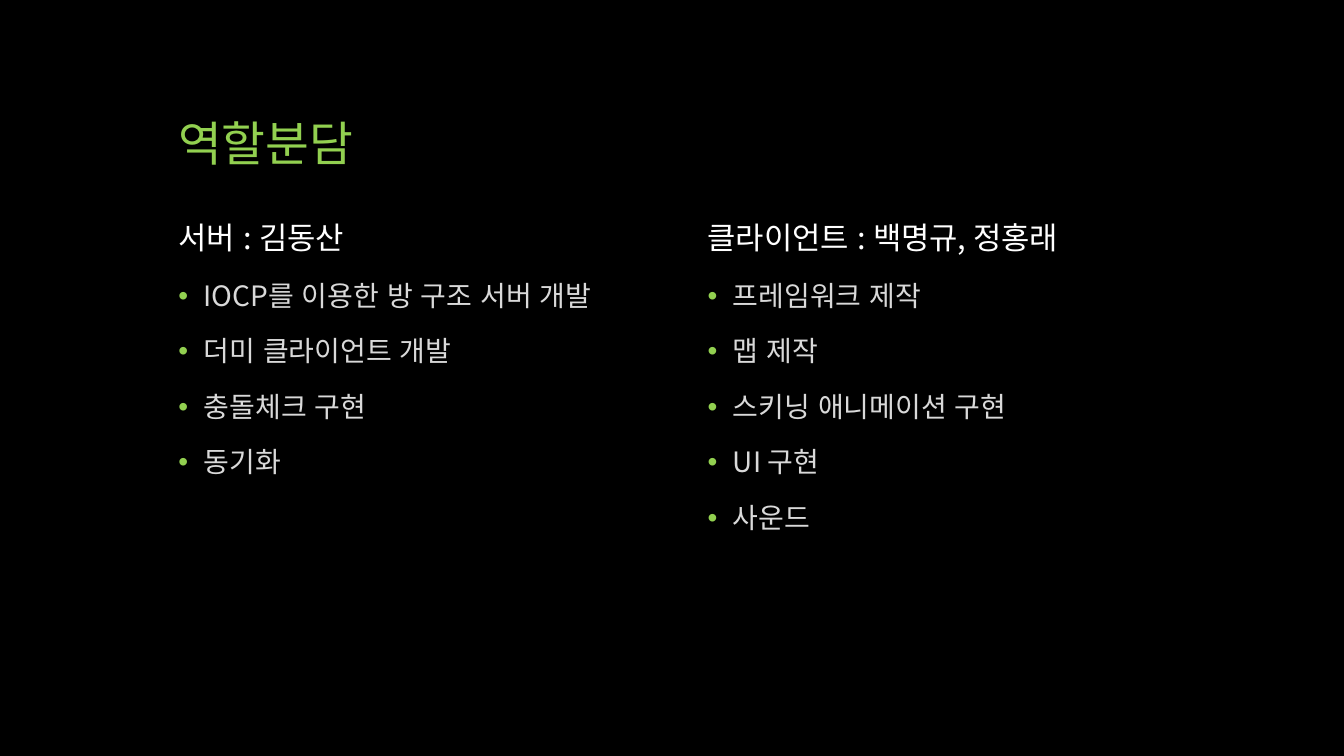
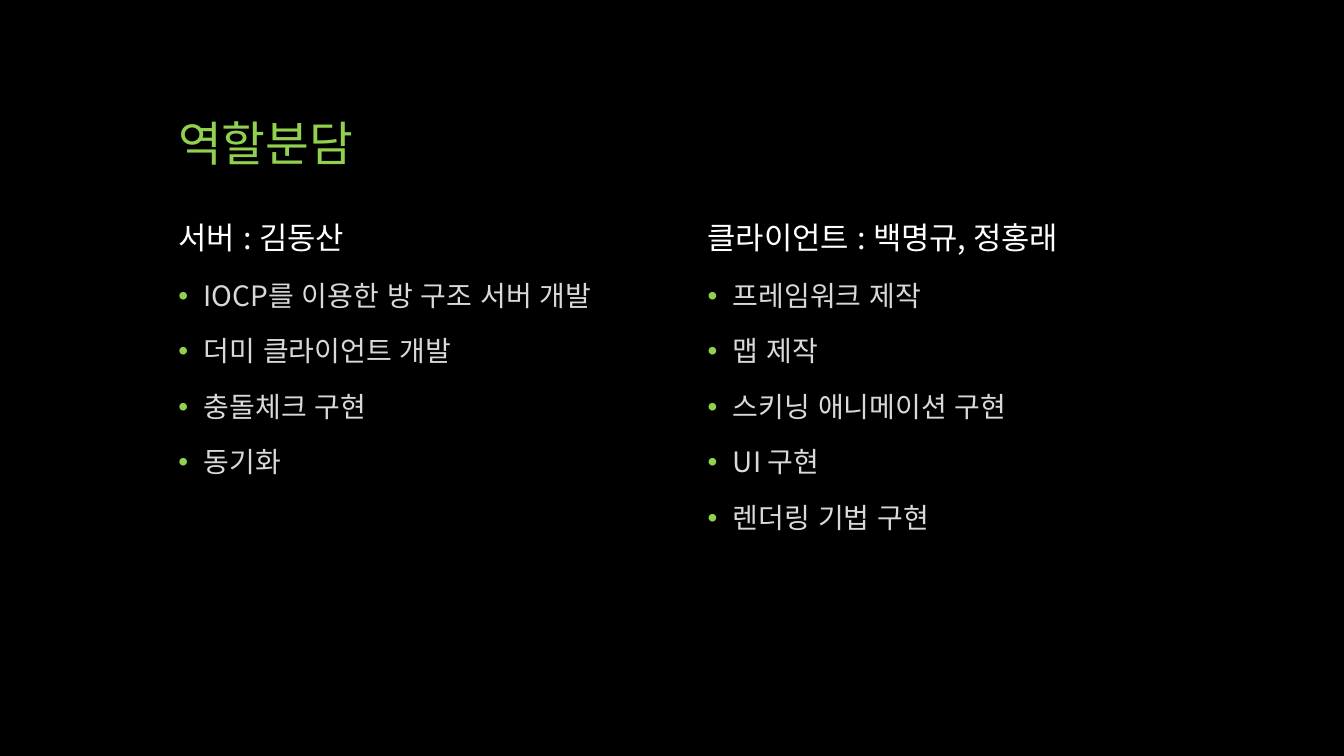
Before and after one commit to qwert830/SP, a slide deck: slide 10 of 기획/UTB (Unknown Team Battle).pptx. Drawn at 1344x756 pixels with LibreOffice and Linux fonts; fonts in the diff are those of the drawing. Boxes give left, top, right and bottom in pixels: in the first picture for what was removed or moved away, otherwise in the second. Text is boxed around its words. In the diff, an @@ line names an element or a change of style, - is before the commit and + after.

```diff
--- a/기획/UTB (Unknown Team Battle).pptx
+++ b/기획/UTB (Unknown Team Battle).pptx
@@ text at <box>733,505,929,531</box>: text changed @@
-• 사운드
+• 렌더링 기법 구현
```
Also in this commit, not shown: 4 other slides changed.
